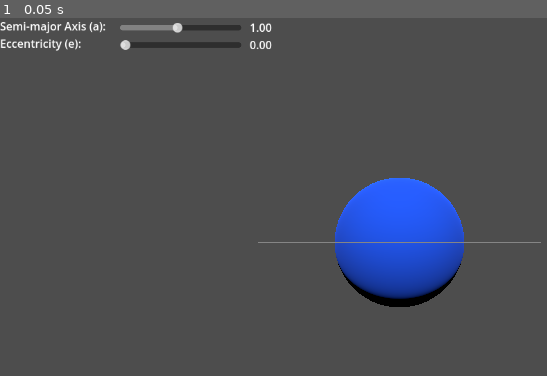
Above: before the commit, frame 1.
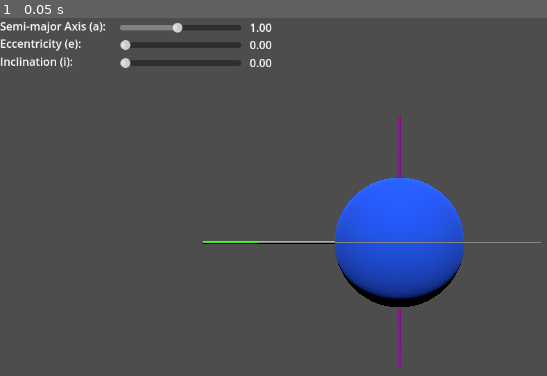
Above: after the commit, the same moment.

Repository: TU-Dublin-Computer-Science/Solar-XR
Game: Godot game, scene res://main.tscn
Same seed, same stepped clock (60 frames per second), same inputs: the game is played once before the commit and once after it.
Inputs:
- Up to frame 1 (0.05 s): no input

The runs differ from the first frame. In frame 1, 1.0% of the frame differs, in the area x 0-74%, y 10-99%.

Commit message:
Inclination

Diff:
--- a/main.gd
+++ b/main.gd
@@ -4,9 +4,10 @@
 
 var semimajor_axis: float = 1
 var eccentricity: float = 0
+var inclination: float = 0
 
-
-
+var vernal_equinix: Vector3 = Vector3(-1, 0, 0)
+var line_of_ascending_node = vernal_equinix
 
 # Called when the node enters the scene tree for the first time.
 func _ready() -> void:
@@ -16,14 +17,25 @@
 	$CanvasLayer/Control/EccentricitySlider.value = eccentricity
 	$CanvasLayer/Control/EccentricityValue.text = "%.2f" % eccentricity
 
+	$CanvasLayer/Control/InclinationSlider.value = inclination
+	$CanvasLayer/Control/InclinationValue.text = "%.2f" % inclination
+
 
 # Called every frame. 'delta' is the elapsed time since the previous frame.
 func _process(delta: float) -> void:
+	_adjust_inclination()
 	_draw_orbit()
 
+func _adjust_inclination():
+	var new_transform = %OrbitPlane.transform
 
+	new_transform.basis = Basis(line_of_ascending_node, deg_to_rad(inclination))
+
+	%OrbitPlane.transform = new_transform
 
 func _draw_orbit():
+	# Handling of the semi-major axis and eccentricity parameters
+
 	%Orbit.mesh.clear_surfaces()
 	%Orbit.mesh.surface_begin(Mesh.PRIMITIVE_LINE_STRIP)
 
@@ -52,6 +64,8 @@
 
 	%Orbit.mesh.surface_end()
 
+
+
 func _on_semimajor_slider_value_changed(value: float) -> void:
 	semimajor_axis = value
 	$CanvasLayer/Control/SemiamajorValue.text = "%.2f" % value
@@ -60,3 +74,8 @@
 func _on_eccentricity_slider_value_changed(value: float) -> void:
 	eccentricity = value
 	$CanvasLayer/Control/EccentricityValue.text = "%.2f" % value
+
+
+func _on_inclination_slider_value_changed(value: float) -> void:
+	inclination = value
+	$CanvasLayer/Control/InclinationValue.text = "%.2f" % value
--- a/main.tscn
+++ b/main.tscn
@@ -27,7 +27,11 @@
 top_radius = 0.01
 bottom_radius = 0.01
 
+[sub_resource type="StandardMaterial3D" id="StandardMaterial3D_urpfv"]
+albedo_color = Color(0.223529, 1, 0.0666667, 1)
+
 [sub_resource type="CylinderMesh" id="CylinderMesh_ov754"]
+material = SubResource("StandardMaterial3D_urpfv")
 top_radius = 0.01
 bottom_radius = 0.01
 
@@ -60,26 +64,23 @@
 skeleton = NodePath("../../..")
 
 [node name="EquatorialPlane" type="MeshInstance3D" parent="Sim/CentalBody"]
-visible = false
 mesh = SubResource("PlaneMesh_jy1xe")
 skeleton = NodePath("../..")
 
 [node name="PolarAxis" type="MeshInstance3D" parent="Sim/CentalBody"]
-visible = false
 mesh = SubResource("CylinderMesh_ejpla")
 
 [node name="VernalEquinox" type="MeshInstance3D" parent="Sim/CentalBody"]
-transform = Transform3D(1, 0, 0, 0, -4.37114e-08, -1, 0, 1, -4.37114e-08, 0, 0, -1.025)
+transform = Transform3D(-4.37114e-08, 1, 0, -1, -4.37114e-08, 0, 0, 0, 1, -0.543212, 0, 0)
 mesh = SubResource("CylinderMesh_ov754")
 
-[node name="Orbit" type="Node3D" parent="Sim"]
-transform = Transform3D(1, 0, 0, 0, 1, 0, 0, 0, 1, 0, 0, 0)
+[node name="OrbitPlane" type="Node3D" parent="Sim"]
+unique_name_in_owner = true
 
-[node name="OrbitalPlane" type="MeshInstance3D" parent="Sim/Orbit"]
-visible = false
+[node name="OrbitalPlane" type="MeshInstance3D" parent="Sim/OrbitPlane"]
 mesh = SubResource("PlaneMesh_ohqh4")
 
-[node name="Orbit" type="MeshInstance3D" parent="Sim/Orbit"]
+[node name="Orbit" type="MeshInstance3D" parent="Sim/OrbitPlane"]
 unique_name_in_owner = true
 mesh = SubResource("ImmediateMesh_01hec")
 
@@ -120,25 +121,53 @@
 text = "0"
 
 [node name="EccentricityLabel" type="Label" parent="CanvasLayer/Control"]
+layout_mode = 0
 offset_top = 25.0
 offset_right = 157.0
 offset_bottom = 48.0
 text = "Eccentricity (e): "
 
 [node name="EccentricitySlider" type="HSlider" parent="CanvasLayer/Control"]
+layout_mode = 0
 offset_left = 173.0
 offset_top = 31.0
 offset_right = 348.0
 offset_bottom = 47.0
-max_value = 0.99
+max_value = 1.0
 step = 0.01
 
 [node name="EccentricityValue" type="Label" parent="CanvasLayer/Control"]
+layout_mode = 0
 offset_left = 360.0
 offset_top = 27.0
 offset_right = 400.0
 offset_bottom = 50.0
 text = "0"
 
+[node name="InclinationLabel" type="Label" parent="CanvasLayer/Control"]
+layout_mode = 0
+offset_top = 51.0
+offset_right = 157.0
+offset_bottom = 74.0
+text = "Inclination (i): "
+
+[node name="InclinationSlider" type="HSlider" parent="CanvasLayer/Control"]
+layout_mode = 0
+offset_left = 173.0
+offset_top = 57.0
+offset_right = 348.0
+offset_bottom = 73.0
+max_value = 180.0
+step = 0.01
+
+[node name="InclinationValue" type="Label" parent="CanvasLayer/Control"]
+layout_mode = 0
+offset_left = 360.0
+offset_top = 53.0
+offset_right = 400.0
+offset_bottom = 76.0
+text = "0"
+
 [connection signal="value_changed" from="CanvasLayer/Control/SemimajorSlider" to="." method="_on_semimajor_slider_value_changed"]
 [connection signal="value_changed" from="CanvasLayer/Control/EccentricitySlider" to="." method="_on_eccentricity_slider_value_changed"]
+[connection signal="value_changed" from="CanvasLayer/Control/InclinationSlider" to="." method="_on_inclination_slider_value_changed"]
Not shown: 1 places in main.tscn that only renumber resources
